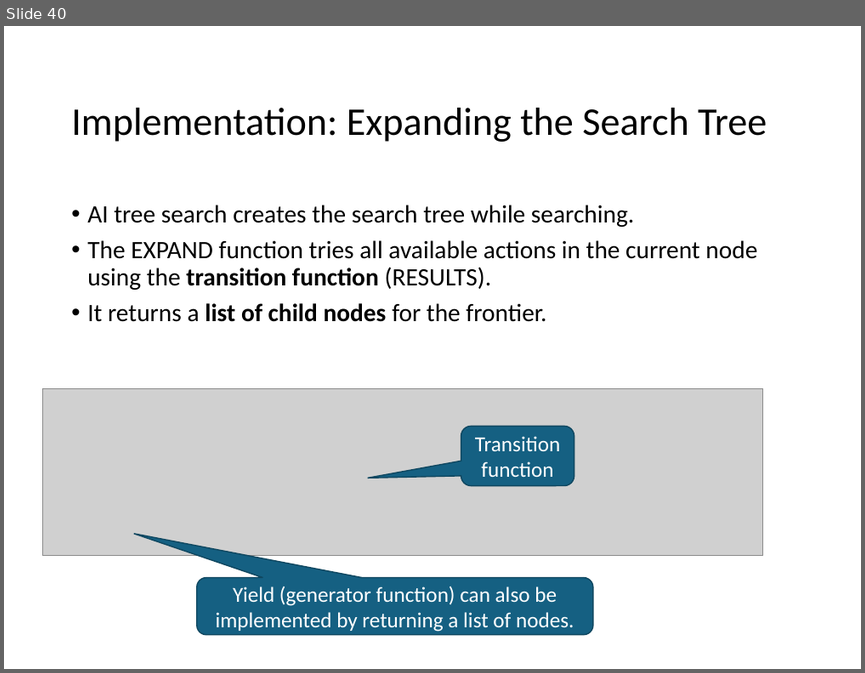
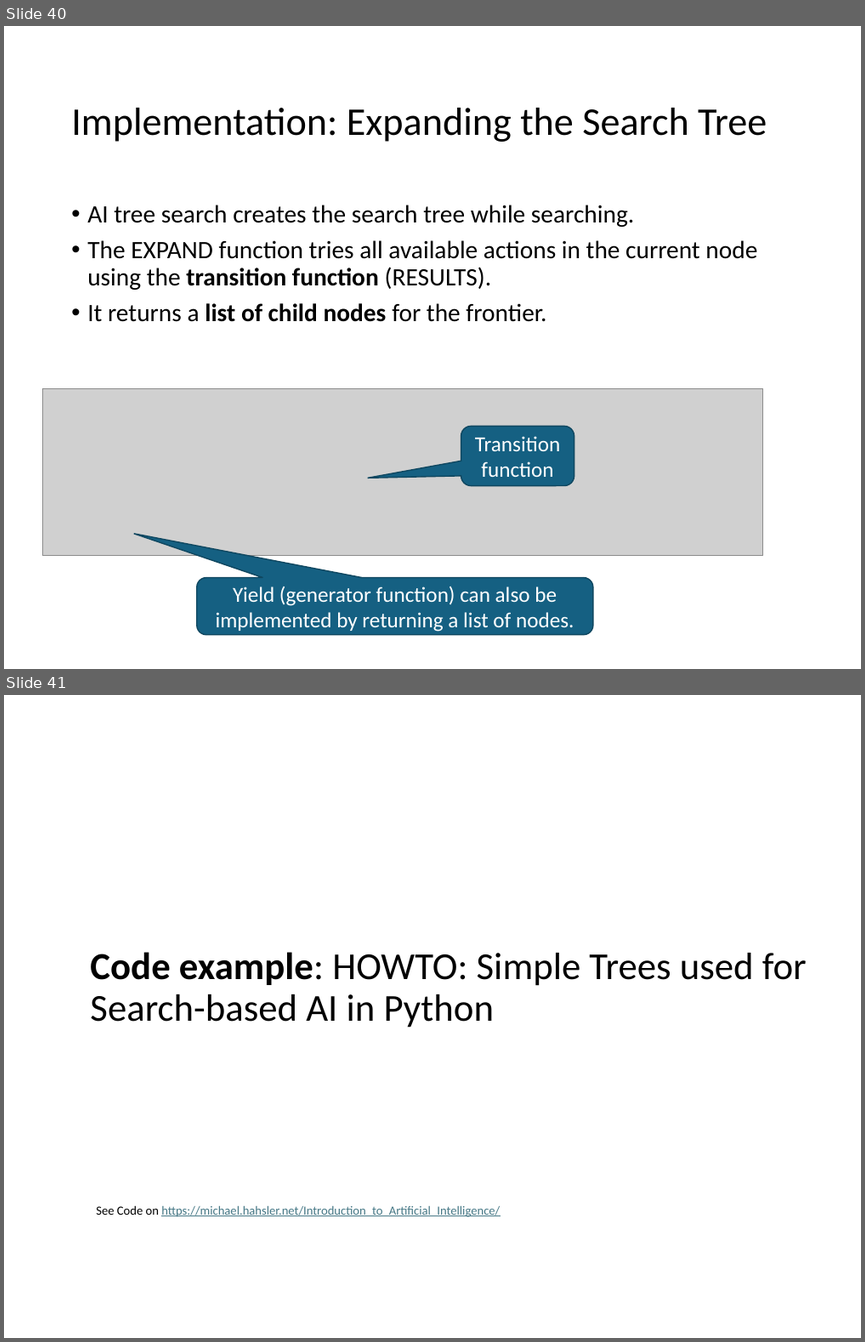
Before and after one commit to kunleola/CS7320, a slide deck: slides/03_search.pptx. Shown one above the other, each under a label of ours: slide 40 before the commit, slides 40 and 41 after it. The pictures are 865x673 and 865x1342 pixels, drawn with LibreOffice and Linux fonts; fonts in the diff are those of the drawing; grey boxes stand for pictures. Boxes give left, top, right and bottom in pixels: in the first picture for what was removed or moved away, otherwise in the second. Text is boxed around its words. In the diff, an @@ line names an element or a change of style, - is before the commit and + after.

Commit message:
Added code slides.

```diff
--- a/slides/03_search.pptx
+++ b/slides/03_search.pptx
@@ slide 41 added at [4,695,861,1338], background #FFFFFF @@
@@ title added at [90,952,806,1027], 32 pt, text #000000 @@
+Code example: HOWTO: Simple Trees used for Search-based AI in Python
@@ text added at [96,1205,500,1217], 10.5 pt, text #467886, underline @@
+See Code on https://michael.hahsler.net/Introduction_to_Artificial_Intelligence/
```
Also in this commit, not shown: 3 other slides added, 17 other files.
